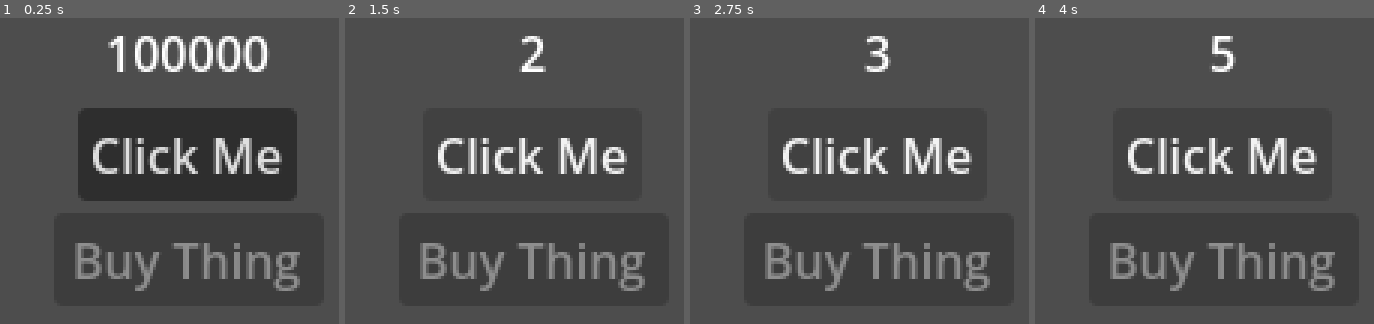
Above: before the commit, frames 1-4 (left to right).
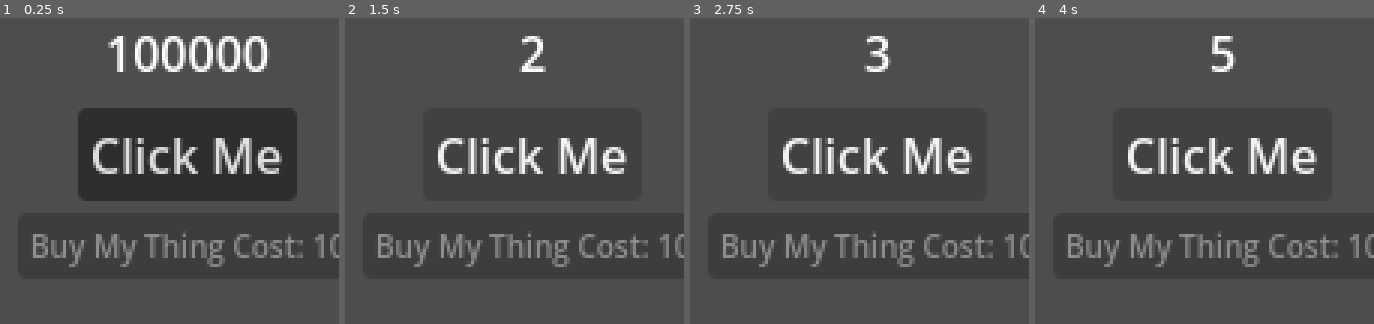
Above: after the commit, the same moments.

Repository: tkapa/the-new-incremental
Game: Godot game, scene res://Scenes/main.tscn
Two runs of this game, one before a commit and one after it. Both use one fixed random seed, a clock stepped at 60 frames per second and the inputs below.
Inputs:
- Up to frame 1 (0.25 s): no input
- Up to frame 2 (1.5 s): click "Click Me" at 0.5 s; click "Click Me" at 1.25 s
- Up to frame 3 (2.75 s): click "Click Me" at 2 s
- Up to frame 4 (4 s): tap Enter at 2.75 s; tap Space at 3.5 s

The runs differ from the first frame. In frame 1, 5.3% of the frame differs, in the area x 9-100%, y 70-90%; in frame 2, 5.3%; in frame 3, 5.3%; in frame 4, 5.3%.

Commit message:
Adding purchasing of Passive stuff

Diff:
--- /dev/null
+++ b/Globals/passive_manager.gd
@@ -0,0 +1,15 @@
+extends Node
+
+var _passives : Array[PurchasablePassive]
+
+func _init() -> void:
+	SignalBus.add_passive.connect(_on_add_passive)
+	SignalBus.on_tick.connect(_on_tick)
+
+func _on_add_passive(passive: PurchasablePassive):
+	_passives.append(passive)
+	print_debug("Added Passive")
+
+func _on_tick():
+	for p in _passives:
+		p.on_tick()
--- /dev/null
+++ b/Globals/purchase_manager.gd
@@ -0,0 +1,7 @@
+extends Node
+
+func _init():
+	SignalBus.on_purchase.connect(_on_purchase)
+
+func _on_purchase(item: PurchasablePassive):
+	SignalBus.add_passive.emit(item)
--- a/Globals/signal_bus.gd
+++ b/Globals/signal_bus.gd
@@ -1,6 +1,15 @@
 extends Node
+
+# Tick Signals
+signal on_tick
 
 # Currency Signals
 signal currency_updated(new_value: int)
 signal add_currency(value: int)
 signal remove_currency(value: int)
+
+# Purchase Signals
+signal on_purchase(item: PurchasablePassive)
+
+# Passive Ability Signals
+signal add_passive(passive: PurchasablePassive)
--- a/Resources/Purchasables/new_script.gd
+++ b/Resources/Purchasables/purchasable_base.gd
@@ -1,6 +1,4 @@
-class_name Purchasable extends Resource
-
-enum Type { NONE, PASSIVE }
+class_name PurchasableBase extends Resource
 
 @export_category("Cost")
 @export
@@ -13,8 +11,3 @@
 var name : String = "New Name"
 @export
 var description : String = "Description"
-@export
-var _type : Type = Type.PASSIVE
-
-func get_type() -> Type:
-	return _type
--- /dev/null
+++ b/Resources/Purchasables/purchasable_passive.gd
@@ -0,0 +1,5 @@
+class_name PurchasablePassive extends PurchasableBase
+
+func on_tick():
+	print_debug("I did something!")
+	pass
--- /dev/null
+++ b/Resources/base_passive.tres
@@ -0,0 +1,10 @@
+[gd_resource type="Resource" script_class="PurchasablePassive" format=3 uid="uid://cm8nmtvb58o0x"]
+
+[ext_resource type="Script" uid="uid://blyq0d2rl57ej" path="res://Resources/Purchasables/purchasable_passive.gd" id="1_yyh44"]
+
+[resource]
+script = ExtResource("1_yyh44")
+base_cost = 10
+name = "My Thing"
+description = "Does a thing"
+metadata/_custom_type_script = "uid://blyq0d2rl57ej"
--- a/Scenes/ui_layout.tscn
+++ b/Scenes/ui_layout.tscn
@@ -3,7 +3,8 @@
 [ext_resource type="Theme" uid="uid://blo2wchsj3d36" path="res://UI/global_theme.tres" id="1_gm0gj"]
 [ext_resource type="PackedScene" uid="uid://cwne85aolpv22" path="res://UI/CurrencyDisplay/currency_display.tscn" id="2_k8481"]
 [ext_resource type="PackedScene" uid="uid://crgr7ijoojyjm" path="res://UI/Buttons/AddCommand/add_button.tscn" id="3_qi5iu"]
-[ext_resource type="PackedScene" uid="uid://bvjxqtyfhndql" path="res://UI/Buttons/RemoveCommand/remove_button.tscn" id="4_ldva7"]
+[ext_resource type="PackedScene" uid="uid://bvjxqtyfhndql" path="res://UI/Buttons/BuyCommand/remove_button.tscn" id="4_ldva7"]
+[ext_resource type="Resource" uid="uid://cm8nmtvb58o0x" path="res://Resources/base_passive.tres" id="5_55vmc"]
 
 [node name="UiLayout" type="MarginContainer" unique_id=1007126164]
 custom_minimum_size = Vector2(100, 0)
@@ -33,3 +34,5 @@
 
 [node name="RemoveButton" parent="VBoxContainer" unique_id=222155180 instance=ExtResource("4_ldva7")]
 layout_mode = 2
+theme_override_font_sizes/font_size = 10
+purchasable = ExtResource("5_55vmc")
--- /dev/null
+++ b/UI/Buttons/BuyCommand/remove_button.gd
@@ -0,0 +1,34 @@
+extends Button
+
+@export
+var purchasable : PurchasableBase
+var _value : int = 0
+
+@onready
+var currency_spender : CurrencySpender = $CurrencySpenderComponent
+
+func _ready() -> void:
+	_get_cost()
+	_set_label()
+
+func _on_can_purchase(can_purchase:bool) -> void:
+	if (can_purchase):
+		disabled = false
+	else:
+		disabled = true
+
+func _on_button_down() -> void:
+	_purchase()
+
+func _purchase() -> void:
+	if(!currency_spender.purchase()):
+		print_debug("Purchase Failed.")
+
+	SignalBus.on_purchase.emit(purchasable)
+
+func _get_cost():
+	_value = purchasable.base_cost
+	currency_spender.set_value(_value)
+
+func _set_label():
+	text = str("Buy ", purchasable.name, " Cost: ", _value)
--- a/UI/Buttons/RemoveCommand/remove_button.tscn
+++ b/UI/Buttons/BuyCommand/remove_button.tscn
@@ -1,6 +1,6 @@
 [gd_scene format=3 uid="uid://bvjxqtyfhndql"]
 
-[ext_resource type="Script" uid="uid://dml1c83ke17q8" path="res://UI/Buttons/RemoveCommand/remove_button.gd" id="1_h1iky"]
+[ext_resource type="Script" uid="uid://dml1c83ke17q8" path="res://UI/Buttons/BuyCommand/remove_button.gd" id="1_h1iky"]
 [ext_resource type="PackedScene" uid="uid://cr85q14elm3h3" path="res://Components/CurrencySpenderComponent/currency_spender_component.tscn" id="2_nuvbs"]
 
 [node name="RemoveButton" type="Button" unique_id=222155180]
--- a/UI/Buttons/RemoveCommand/remove_button.gd
+++ /dev/null
@@ -1,20 +0,0 @@
-extends Button
-
-@export
-var value : int = 10
-
-@onready
-var currency_spender : CurrencySpender = $CurrencySpenderComponent
-
-func _ready() -> void:
-	currency_spender.set_value(value)
-
-func _on_can_purchase(can_purchase:bool) -> void:
-	if (can_purchase):
-		disabled = false
-	else:
-		disabled = true
-
-func _on_button_down() -> void:
-	if(currency_spender.purchase()):
-		print_debug("Purchase success.")
--- a/project.godot
+++ b/project.godot
@@ -20,6 +20,9 @@
 
 SignalBus="*uid://b5oaw4i541w3o"
 CurrencyManager="*uid://cbjqlwde5uboj"
+TickManager="*uid://crhk08ov6m3ow"
+PassiveManager="*uid://dokc4tfon2xth"
+PurchaseManager="*uid://c7pjwaqjkl2ds"
 
 [display]
 
Not shown, added: Globals/passive_manager.gd.uid
Not shown, added: Globals/purchase_manager.gd.uid
Renamed: Resources/Purchasables/new_script.gd.uid -> Resources/Purchasables/purchasable_base.gd.uid
Not shown, added: Resources/Purchasables/purchasable_passive.gd.uid
Renamed: UI/Buttons/RemoveCommand/remove_button.gd.uid -> UI/Buttons/BuyCommand/remove_button.gd.uid
